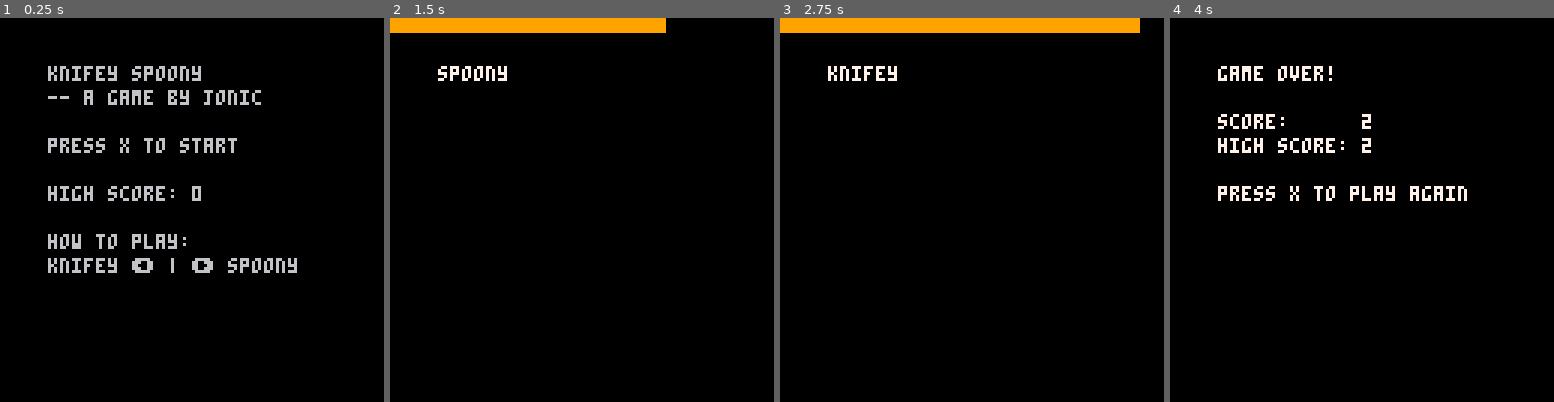
Above: before the commit, frames 1-4 (left to right).
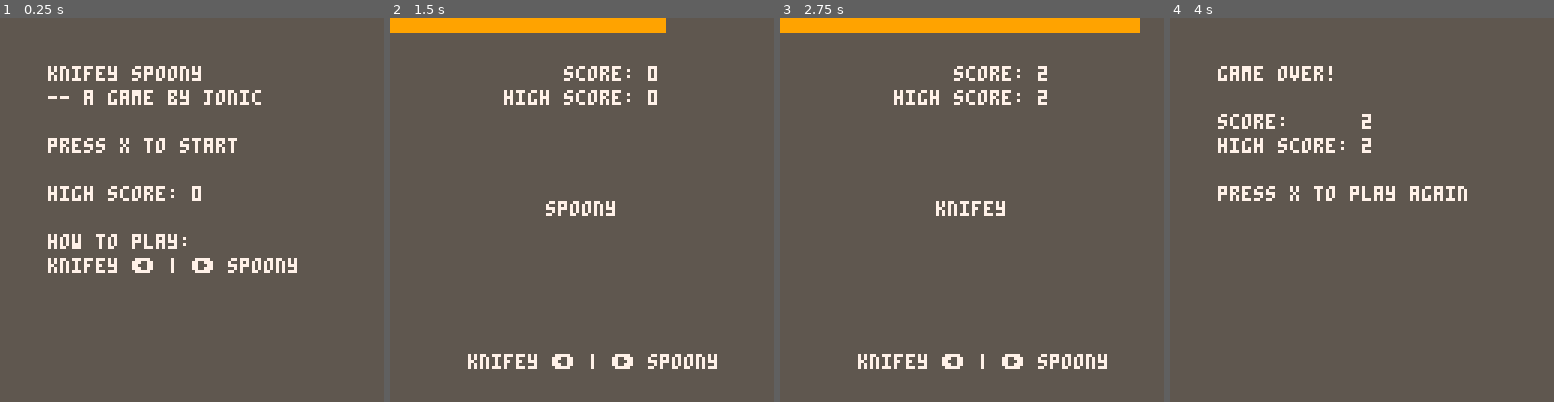
Above: after the commit, the same moments.

Repository: Jonic/knifey-spoony
Game: PICO-8 cartridge knifey-spoony.p8
The game is run twice, just before and just after one commit, with the same random seed, the same clock (stepped at 60 frames per second) and the same inputs.
Inputs:
- Up to frame 1 (0.25 s): no input
- Up to frame 2 (1.5 s): tap X (X key) at 0.33, 1.07 s
- Up to frame 3 (2.75 s): hold Right 1.6-2.1 s; tap X (X key) at 1.85 s; hold Right from 2.47 s (still down)
- Up to frame 4 (4 s): tap X (X key) at 2.97 s; release Right at 3.03 s; hold Left 3.08-3.58 s

The runs differ from the first frame. In frame 1, 100% of the frame differs, in the area x 0-100%, y 0-100%; in frame 2, 97%; in frame 3, 96%; in frame 4, 97%.

Commit message:
Updated meta, did some organising of text output

Diff:
--- a/knifey-spoony.p8
+++ b/knifey-spoony.p8
@@ -1,13 +1,14 @@
 pico-8 cartridge // http://www.pico-8.com
 version 16
 __lua__
--- fireworks
+-- knifey spoony
 -- by jonic
 -- v1.1.0
 
 --[[
+  "i see you've played knifey spoony before"
+
   full code is on github here:
-
   https://github.com/jonic/knifey-spoony
 ]]
 
@@ -20,6 +21,10 @@
 
 -->8
 -- helpers
+
+function text_center(str)
+  return 64 - #str * 2
+end
 
 function table_has_key(table, key)
   return table[key] ~= nil
@@ -44,10 +50,10 @@
     end,
 
     _draw = function()
-      print('game over!', 16, 16, 7)
-      print('score:      ' .. score, 16, 32, 7)
+      print('game over!',                 16, 16, 7)
+      print('score:      ' .. score,      16, 32, 7)
       print('high score: ' .. high_score, 16, 40, 7)
-      print('press x to play again', 16, 56, 7)
+      print('press x to play again',      16, 56, 7)
     end
   }
 end
@@ -126,7 +132,15 @@
     end,
 
     _draw = function(self)
-      print(self.current_utensil, 16, 16, 7)
+      instructions        = 'knifey \139 | \145 spoony'
+      score_printout      = '     score: ' .. score
+      high_score_printout = 'high score: ' .. high_score
+
+      print(score_printout,       text_center(score_printout), 16, 7)
+      print(high_score_printout,  text_center(high_score_printout), 24, 7)
+      print(self.current_utensil, text_center(self.current_utensil), 61, 7)
+      print(instructions,         text_center(instructions), 112, 7)
+
       rectfill(0, 0, self:timeout_width(), 4, 9)
     end
   }
@@ -139,12 +153,12 @@
     end,
 
     _draw = function()
-      print('knifey spoony', 16, 16, 6)
-      print('-- a game by jonic', 16, 24, 6)
-      print('press x to start', 16, 40, 6)
-      print('high score: '.. high_score, 16, 56, 6)
-      print('how to play:', 16, 72, 6)
-      print('knifey \139 | \145 spoony', 16, 80, 6)
+      print('knifey spoony',             16, 16, 7)
+      print('-- a game by jonic',        16, 24, 7)
+      print('press x to start',          16, 40, 7)
+      print('high score: '.. high_score, 16, 56, 7)
+      print('how to play:',              16, 72, 7)
+      print('knifey \139 | \145 spoony', 16, 80, 7)
     end
   }
 end
@@ -206,5 +220,6 @@
 
 function _draw()
   cls()
+  rectfill(0, 0, 128, 128, 5)
   scenes:_draw()
 end
